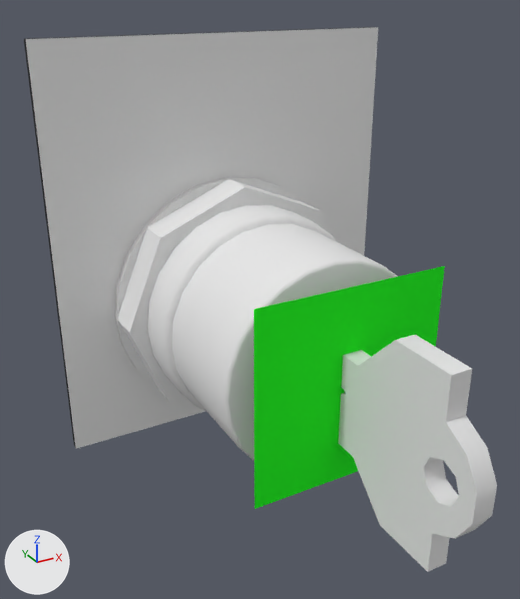
The COLLADA model scenery/reds_light_switches/models/key_switch.dae: old version first, new version second.
One viewpoint serves both versions: a camera (50 mm lens) standing at (-0.0186, -0.0903, 0.0619) and looking at (0.0183, -0.0231, 0.0282). Arrows for +X, +Y and +Z are at lower left; the lights stay in place. Where no turn or scale is listed for an object, it has been applied to the vertices.

The scene before the commit, as lines of its bpy script (objects in view):
```python
me_cursor1 = bpy.data.meshes.new('cursor1')
me_cursor1.from_pydata([(0.025, 0.0, 0.025), (0.0, 0.0, 0.0), (0.025, 0.0, 0.0), (0.0, 0.0, 0.025)], [], [(0, 1, 2), (1, 0, 3)])
me_cursor1.materials.append(mat_cursor)  # green #00ff00
me_key = bpy.data.meshes.new('key')
me_key.from_pydata(...)  # 98 vertices, 196 faces; spans x -0.0013..0.0013, y 0.0..0.043, z -0.013..0.0101
me_key.materials.append(mat_key)  # its picture is missing
me_key_switch_housing = bpy.data.meshes.new('key_switch_housing')
me_key_switch_housing.from_pydata(...)  # 312 vertices, 576 faces; spans x 0.0..0.03, y 0.0045..0.026, z 0.0..0.03
me_key_switch_housing.materials.append(mat_metal)  # its picture is missing
ob_cursor1 = bpy.data.objects.new('cursor1', me_cursor1)
ob_cursor1.location = (0.0125, -0.0324, 0.007)
ob_key = bpy.data.objects.new('key', me_key)
ob_key.location = (0.025, -0.0537, 0.0195)
ob_key_switch_housing = bpy.data.objects.new('key_switch_housing', me_key_switch_housing)
ob_key_switch_housing.location = (0.01, -0.033, 0.0045)
# also in view: 'placard' at (0.025, -0.0005, 0.028); 'housing_nut' at (0.025, -0.004, 0.0195)
```
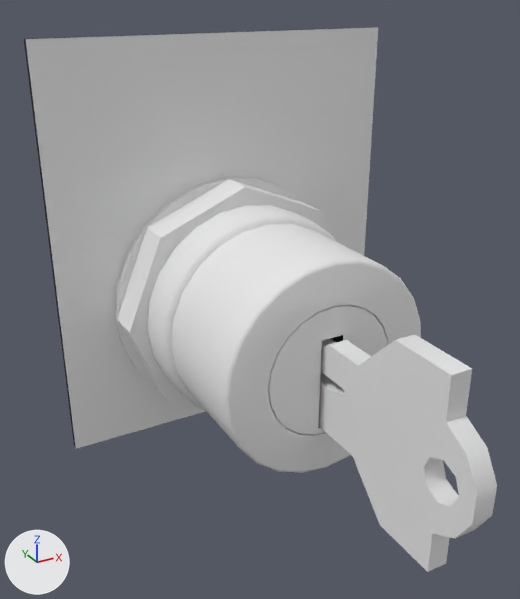
Boxes [x1, y1, x2, y2] around the edits, measured in the pictures (520 x 599 px):
'cursor1', deleted (green): before [254, 266, 445, 509]
'switch1', unchanged, uncovered by the edit: after [269, 306, 387, 435]

The edits, one by one:
Object 'cursor1' (ob_cursor1) is deleted.
